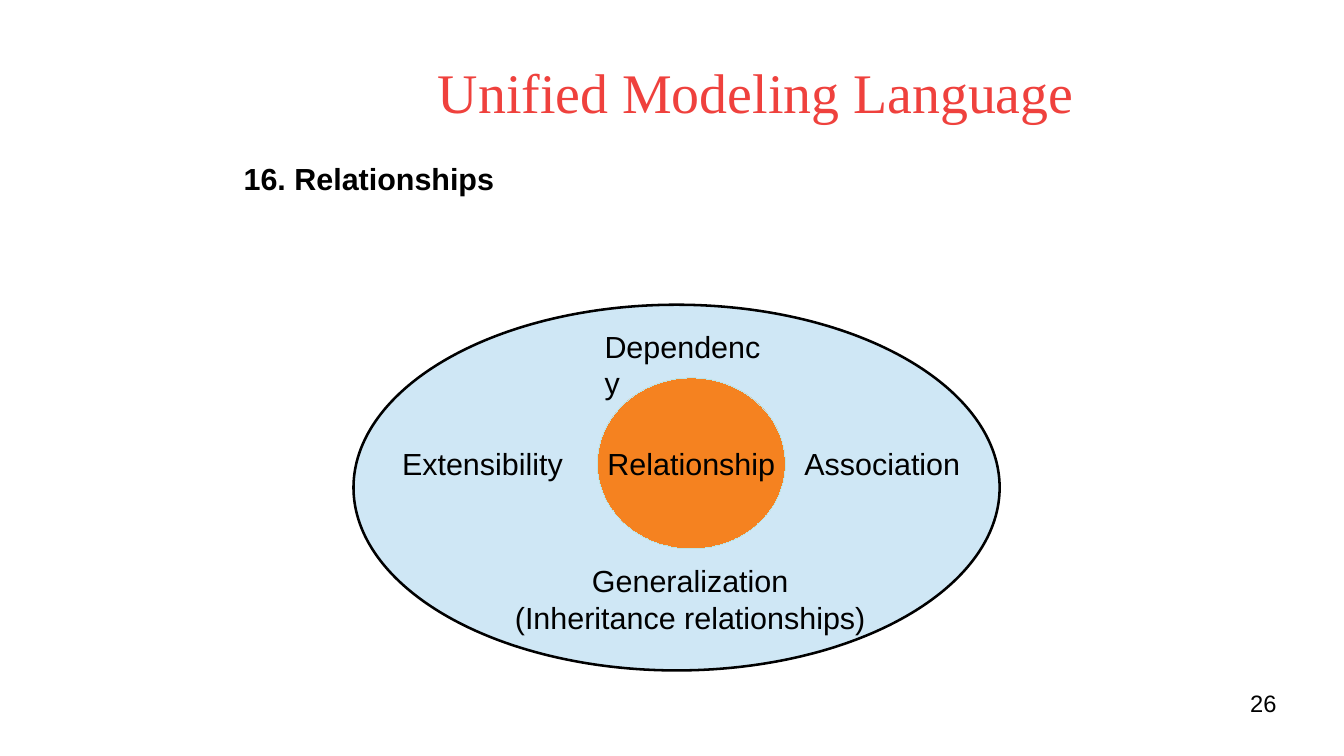
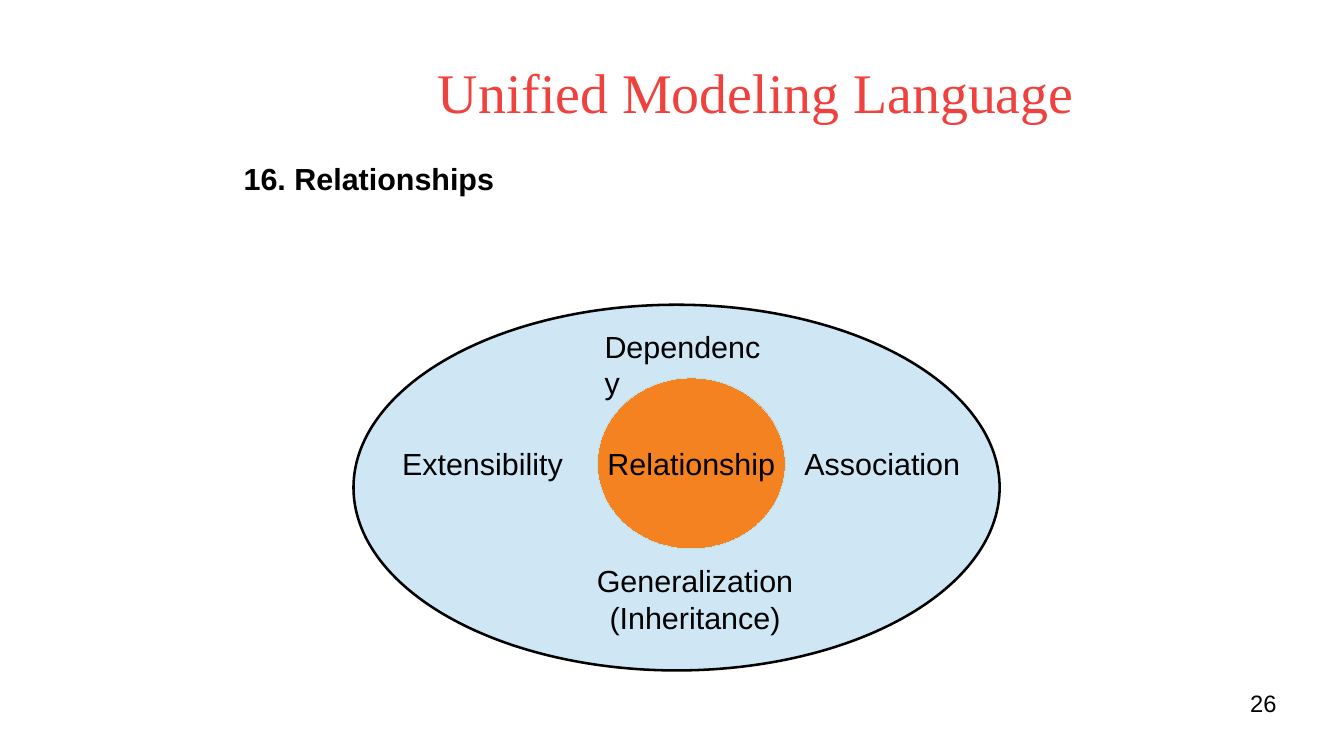
Before and after one commit to voducman/new, a slide deck: slide 26 of UML Presents.odp. Drawn at 1344x756 pixels with LibreOffice and Linux fonts; fonts in the diff are those of the drawing; background and template pictures are left out. Boxes give left, top, right and bottom in pixels: in the first picture for what was removed or moved away, otherwise in the second. Text is boxed around its words. In the diff, an @@ line names an element or a change of style, - is before the commit and + after.

```diff
--- a/UML Presents.odp
+++ b/UML Presents.odp
@@ text at <box>610,607,781,634</box>: text changed @@
-(Inheritance relationships)
+(Inheritance)
```
Also in this commit, not shown: 6 other slides changed, 5 slides added.
